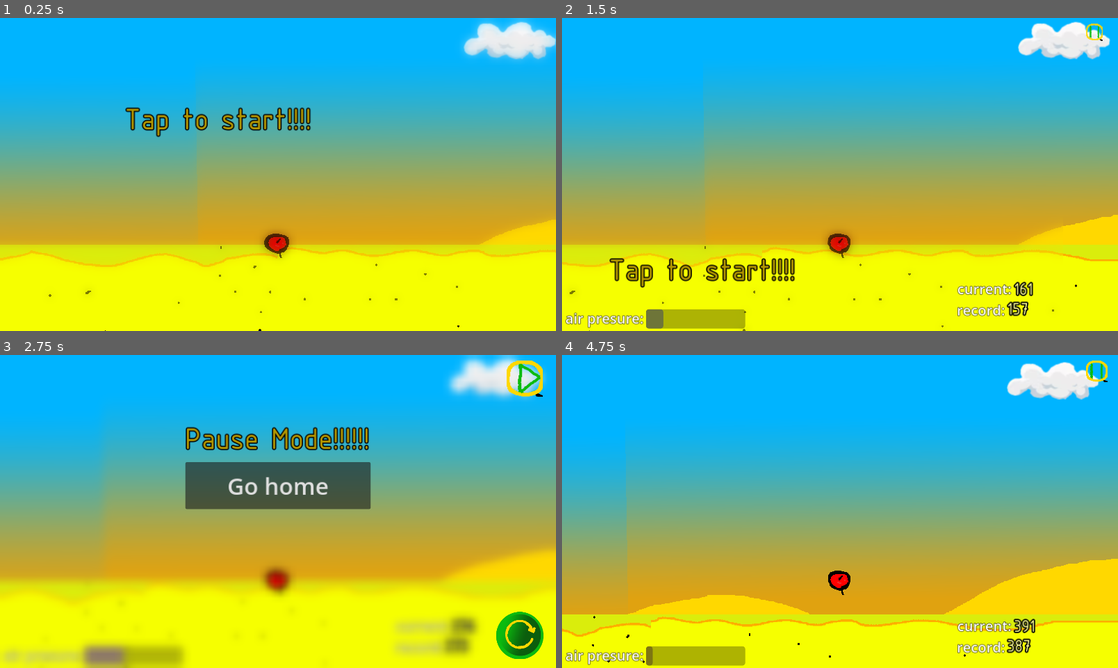
Above: before the commit, frames 1-4 (two rows, left to right).
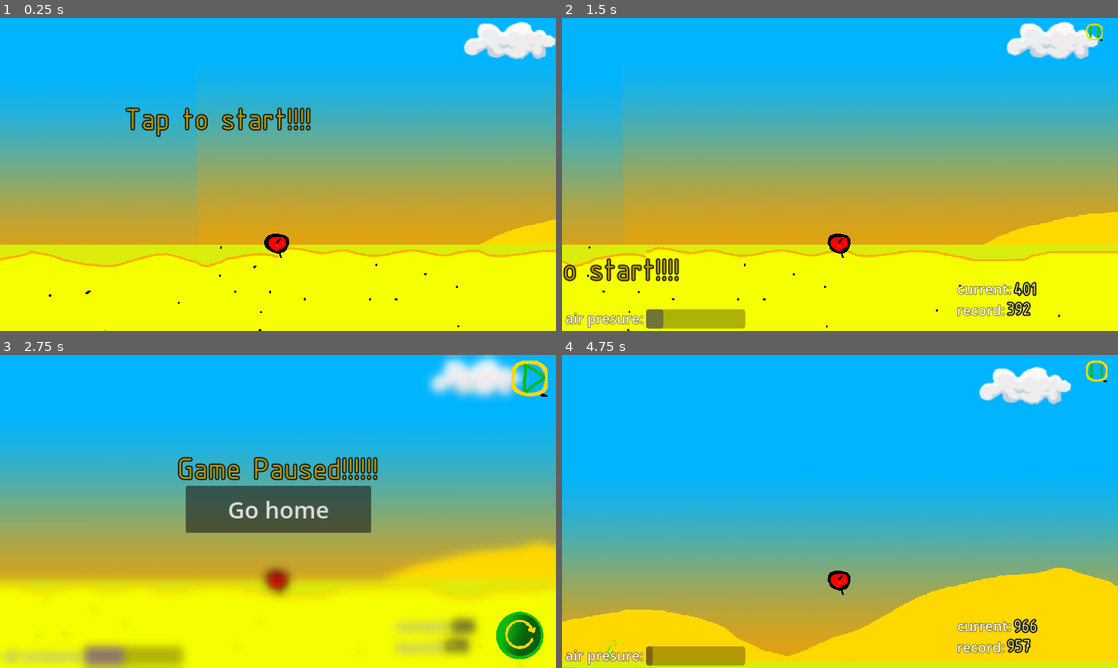
Above: after the commit, the same moments.

Repository: Nazarwadim/Sharik_fly
Game: Godot game, scene res://scenes/game/game.tscn
The game is run twice, just before and just after one commit, with the same random seed, the same clock (stepped at 60 frames per second) and the same inputs. Sound files missing from this copy of the repository are replaced by a short silence.
Inputs (mouse positions are in pixels of both pictures, inside the frame that each line leads up to):
- Up to frame 1 (0.25 s): no input
- Up to frame 2 (1.5 s): tap Enter at 0.5, 1.25 s; move the mouse to (840, 158) at 0.52 s; hold Keypad 8 (up) 0.53-1.28 s; click (840, 158) at 0.67 s; move the mouse to (728, 190) at 1.27 s; hold Keypad 2 (down) from 1.28 s (still down)
- Up to frame 3 (2.75 s): release Keypad 2 (down) at 2 s; click (533, 370) at 2 s
- Up to frame 4 (4.75 s): click (1079, 636) at 2.75 s; tap Enter at 3.5, 4.25 s; move the mouse to (895, 442) at 3.52 s; hold Keypad 8 (up) from 3.53 s (still down); move the mouse to (812, 574) at 4.27 s; click (812, 574) at 4.42 s

The runs differ from the first frame. In frame 1, 1.7% of the frame differs, in the area x 0-100%, y 0-95%; in frame 2, 9.9%; in frame 3, 28%; in frame 4, 68%, in the area x 0-100%, y 2-100%.

Commit message:
Finish UI and fixed bugs

Diff:
--- a/scenes/Ball/StateDie.gd
+++ b/scenes/Ball/StateDie.gd
@@ -2,17 +2,18 @@
 
 
 func kaktus_entered(area2D) -> void:
+	ball.area_entered.disconnect(kaktus_entered)
 	if area2D is Kaktus:
 		interrupt_state.emit(self)
 
 func on_enter() -> void:
 	animation.play("die")
-	animation.animation_looped.connect(die_anim_finished)
+	animation.animation_looped.connect(_die_anim_finished)
+	ball.sound_controler.play_sound("LopnuvSound", randf_range(0.8, 1.2), 0)
 
-func die_anim_finished() -> void:
-	ball.sound_controler.play_sound("LopnuvSound", randf_range(0.8, 1.2), 0)
-	animation.animation_looped.disconnect(self.die_anim_finished)
+func _die_anim_finished() -> void:
 	ball.hide()
 	ball.phisics.velocity = Vector2.ZERO
 	ball.phisics.speed = 0
 	SignalBus.player_died.emit(ball)
+	animation.animation_looped.disconnect(_die_anim_finished)
--- a/scenes/Ball/StateReady.gd
+++ b/scenes/Ball/StateReady.gd
@@ -1,5 +1,6 @@
 extends State
 @export var state_idle:State
+@export var state_die:State
 func on_enter():
 	if ball.phisics != null:
 		ball.phisics.speed = 0
@@ -7,6 +8,7 @@
 	ball.show()
 	animation.play("idle")
 	SignalBus.on_start_button_preased.connect(exit)
+	ball.area_entered.connect(state_die.kaktus_entered)
 
 func exit():
 	SignalBus.disconnect("on_start_button_preased",exit)
--- a/scenes/Ball/ball.tscn
+++ b/scenes/Ball/ball.tscn
@@ -124,9 +124,10 @@
 animation = NodePath("../AnimatedSprite")
 current_state = NodePath("StateReady")
 
-[node name="StateReady" type="Node" parent="StateMashine" node_paths=PackedStringArray("state_idle")]
+[node name="StateReady" type="Node" parent="StateMashine" node_paths=PackedStringArray("state_idle", "state_die")]
 script = ExtResource("13_uy5xt")
 state_idle = NodePath("../StateIdle")
+state_die = NodePath("../StateDie")
 can_move = false
 
 [node name="StateIdle" type="Node" parent="StateMashine" node_paths=PackedStringArray("state_down", "state_up", "state_die")]
@@ -151,6 +152,5 @@
 script = ExtResource("17_xvhhq")
 can_move = false
 
-[connection signal="area_entered" from="." to="StateMashine/StateDie" method="kaktus_entered"]
 [connection signal="tree_entered" from="HighestScore" to="HighestScore" method="_load_score"]
 [connection signal="tree_exiting" from="HighestScore" to="HighestScore" method="_save_score"]
--- a/scenes/StartUI/start_ui.tscn
+++ b/scenes/StartUI/start_ui.tscn
@@ -1,20 +1,22 @@
-[gd_scene load_steps=12 format=3 uid="uid://cxh3tys25wmmw"]
+[gd_scene load_steps=10 format=3 uid="uid://cxh3tys25wmmw"]
 
 [ext_resource type="FontFile" uid="uid://cmok75x4xo3v4" path="res://fonts/ISOCPEUR.ttf" id="1_h4l1h"]
 [ext_resource type="Script" path="res://scenes/StartUI/start_ui.gd" id="1_to3tp"]
-[ext_resource type="Shader" path="res://shaders/vignette.gdshader" id="1_ycwd7"]
 [ext_resource type="Script" path="res://scenes/StartUI/StartButton.gd" id="3_tcist"]
-[ext_resource type="LabelSettings" uid="uid://c17ilplx0wiap" path="res://fonts/new_label_settings.tres" id="5_7u212"]
 
 [sub_resource type="RectangleShape2D" id="RectangleShape2D_6icu7"]
 size = Vector2(1098, 703)
 
-[sub_resource type="ShaderMaterial" id="ShaderMaterial_rgdp8"]
-shader = ExtResource("1_ycwd7")
-
 [sub_resource type="Theme" id="Theme_5s636"]
 default_font = ExtResource("1_h4l1h")
 default_font_size = 64
+
+[sub_resource type="LabelSettings" id="LabelSettings_g3lto"]
+font = ExtResource("1_h4l1h")
+font_size = 66
+font_color = Color(0.698039, 0.588235, 0, 1)
+outline_size = 9
+outline_color = Color(0, 0, 0, 1)
 
 [sub_resource type="RectangleShape2D" id="RectangleShape2D_5fkn5"]
 size = Vector2(658.5, 60)
@@ -37,14 +39,6 @@
 position = Vector2(-12, 181.5)
 shape = SubResource("RectangleShape2D_6icu7")
 
-[node name="ColorRect" type="ColorRect" parent="RigidBody2D"]
-material = SubResource("ShaderMaterial_rgdp8")
-offset_left = -616.0
-offset_top = -180.0
-offset_right = 612.0
-offset_bottom = 507.0
-color = Color(1, 0.572549, 1, 0.498039)
-
 [node name="StartButton" type="Control" parent="RigidBody2D"]
 layout_mode = 3
 anchors_preset = 0
@@ -62,7 +56,7 @@
 offset_right = 960.0
 offset_bottom = 646.0
 text = "Tap to start!!!!"
-label_settings = ExtResource("5_7u212")
+label_settings = SubResource("LabelSettings_g3lto")
 
 [node name="RigidBody2D2" type="StaticBody2D" parent="."]
 position = Vector2(-11, 1443)
--- a/scenes/UI/Tools/SettingsButton.gd
+++ b/scenes/UI/Tools/SettingsButton.gd
@@ -5,7 +5,7 @@
 	var tween = get_tree().create_tween()
 	if button_pressed:
 		tween.tween_property(self, "size", Vector2(75,75), 0.2)
-		tween.tween_property(self, "position", Vector2(1050,12),0.2)
+		tween.tween_property(self, "position", Vector2(1060,12),0.2)
 
 	else:
 		tween.tween_property(self, "size", Vector2(44,44),0.2)
--- a/scenes/UI/ui.gd
+++ b/scenes/UI/ui.gd
@@ -6,6 +6,8 @@
 func _ready():
 	SignalBus.on_start_button_preased.connect(start)
 	SignalBus.on_startUI_button_preased.connect(stop)
+	SignalBus.player_died.connect(_player_died)
+
 
 func start():
 	show()
@@ -15,12 +17,18 @@
 			item.modulate.a = 0
 			tween.tween_property(item, "modulate", Color(item.modulate.r,item.modulate.g,item.modulate.b,1) ,0.2)
 	tween.play()
-
+	gui_label.text = "Game Paused!!!!!!"
+	gui_label.label_settings.font_color.g = 150/255.0
 
 
 func _on_settings_button_toggled(button_pressed:bool):
 	gui.visible = button_pressed
 	$Control.visible = not button_pressed
 
+func _player_died(ball):
+	$SettingsButton.button_pressed = true
+	gui_label.text = "You died("
+	gui_label.label_settings.font_color.g = 0
+
 func stop():
 	hide()
--- a/scenes/UI/ui.tscn
+++ b/scenes/UI/ui.tscn
@@ -143,7 +143,6 @@
 script = ExtResource("6_wv5ak")
 
 [node name="GUi" type="ColorRect" parent="."]
-process_mode = 3
 visible = false
 material = SubResource("ShaderMaterial_kmhyf")
 offset_right = 1156.0
@@ -152,14 +151,15 @@
 [node name="Label" type="Label" parent="GUi"]
 unique_name_in_owner = true
 layout_mode = 0
-offset_left = 383.0
-offset_top = 152.0
-offset_right = 779.0
-offset_bottom = 252.0
-text = "Pause Mode!!!!!!"
+offset_left = 367.0
+offset_top = 214.0
+offset_right = 787.0
+offset_bottom = 314.0
+text = "Game Paused!!!!!!"
 label_settings = ExtResource("11_dndq7")
 
 [node name="RestartButton" type="TextureButton" parent="GUi"]
+texture_filter = 1
 layout_mode = 0
 offset_left = 1028.0
 offset_top = 532.0
@@ -173,17 +173,16 @@
 
 [node name="HomeButton" type="Button" parent="GUi"]
 layout_mode = 0
-offset_left = 384.0
-offset_top = 222.0
-offset_right = 768.0
-offset_bottom = 319.0
+offset_left = 385.0
+offset_top = 271.0
+offset_right = 769.0
+offset_bottom = 368.0
 theme = SubResource("Theme_chv10")
 text = "Go home"
 script = ExtResource("12_d6jv5")
 
-[node name="PauseButton" type="TextureButton" parent="."]
+[node name="SettingsButton" type="TextureButton" parent="."]
 unique_name_in_owner = true
-process_mode = 3
 offset_left = 1086.0
 offset_top = 12.0
 offset_right = 1121.0
@@ -202,5 +201,5 @@
 [connection signal="pressed" from="Control/ButtonDown" to="Control/ButtonDown" method="_on_button_down"]
 [connection signal="released" from="Control/ButtonDown" to="Control/ButtonDown" method="_on_button_up"]
 [connection signal="pressed" from="GUi/HomeButton" to="GUi/HomeButton" method="_on_pressed"]
-[connection signal="toggled" from="PauseButton" to="." method="_on_settings_button_toggled"]
-[connection signal="toggled" from="PauseButton" to="PauseButton" method="_on_toggled"]
+[connection signal="toggled" from="SettingsButton" to="." method="_on_settings_button_toggled"]
+[connection signal="toggled" from="SettingsButton" to="SettingsButton" method="_on_toggled"]
--- a/scenes/game/game.gd
+++ b/scenes/game/game.gd
@@ -11,9 +11,10 @@
 	SignalBus.on_pause_button_preased.connect(pause)
 
 func player_died(ball):
-	pass
+	ball.sound_controler.process_mode = Node.PROCESS_MODE_ALWAYS
 
 func restart():
+	ball.sound_controler.process_mode = Node.PROCESS_MODE_INHERIT
 	get_tree().call_group("kaktuses", "queue_free")
 	get_tree().call_group("clouds", "queue_free")
 	ball.position = $StartPosition.position
--- a/scenes/game/game.tscn
+++ b/scenes/game/game.tscn
@@ -26,6 +26,7 @@
 
 [node name="Ball" parent="." instance=ExtResource("4_xad56")]
 scale = Vector2(0.6, 0.6)
+start_speed = 500.0
 start_speed_increase = 5.0
 
 [node name="RemoteTransform2D" type="RemoteTransform2D" parent="Ball"]
